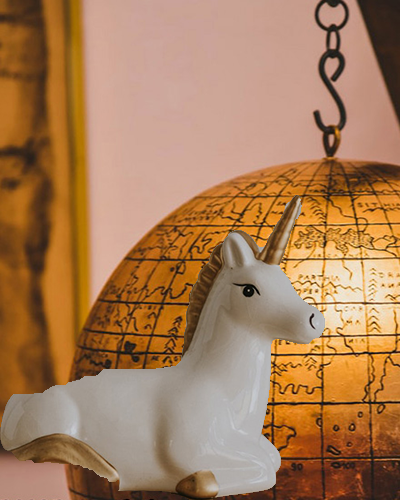
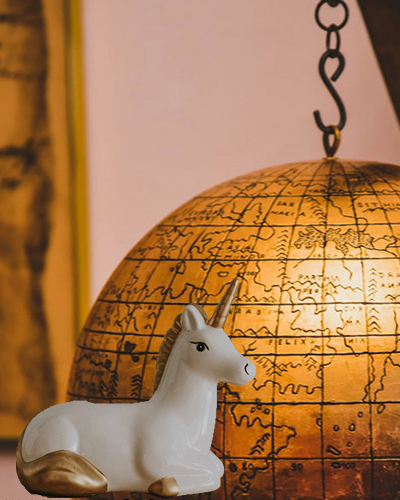
Layered file, before and after one edit (400 × 500). Changes by layer:
renamed "Layer 1" to "Layer 2", painted on it over [0, 195, 325, 500]
